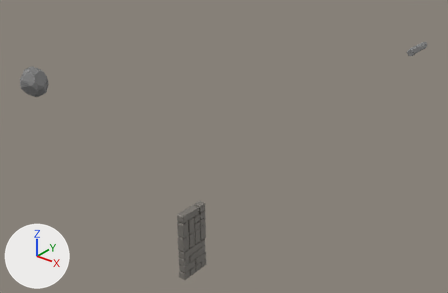
One commit to the FBX model src/Client/Resources/FBX/GimmickObjects.FBX: the scene before it, then after it.
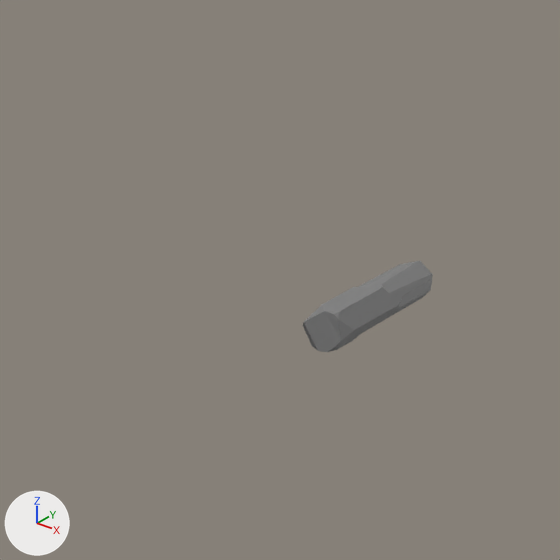
The first picture shows the older version from a 50 mm lens placed at (189.0, 113.1, 54.4), pointed at (68.5, 263.8, -39.0). The close-ups show both versions on the part from 80% to 100% of the width and 0% to 31% of the height of that picture; other places that the commit changed are outside them. Arrows for +X, +Y and +Z are at lower left; the lights stay in place. Where no turn or scale is listed for an object, it has been applied to the vertices.

Before the edit, the objects in view are built like this:
```python
mat_mi_rock = principled_material('MI_Rock')
mat_mi_rock.base_color = (0.216, 0.216, 0.216)  # grey #808080
mat_mi_rock.roughness = 0.553
me_sm_env_rock_pillar_04 = bpy.data.meshes.new('SM_Env_Rock_Pillar_04')
me_sm_env_rock_pillar_04.from_pydata(...)  # 75 vertices, 146 faces; spans x -36.0..36.0, y -31.0..31.0, z -93.0..93.0
me_sm_env_rock_pillar_04.materials.append(mat_mi_rock)  # grey #808080
ob_sm_env_rock_pillar_04 = bpy.data.objects.new('SM_Env_Rock_Pillar_04', me_sm_env_rock_pillar_04)
ob_sm_env_rock_pillar_04.location = (102.2, 341.3, -16.17)
ob_sm_env_rock_pillar_04.rotation_euler = (-1.571, 0.0, 0.0)  # degrees (-90, 0, 0)
ob_sm_env_rock_pillar_04.scale = (0.04, 0.04, 0.08)
```
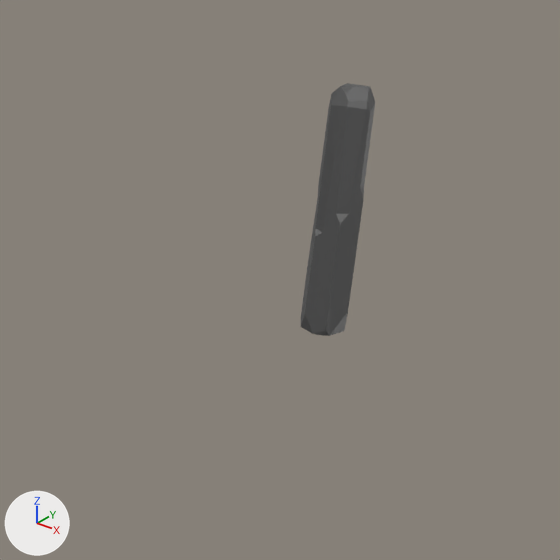
What differs and where, as boxes [x1, y1, x2, y2] in the close-ups (560 x 560 px):
'SM_Env_Rock_Pillar_04', surface changed, moved, turned
    before: [303, 261, 433, 352]
    after: [301, 83, 375, 336]

The change in detail:
In material 'MI_Rock' (mat_mi_rock), metallic goes from 0.0 to 1.0.
Object 'SM_Env_Rock_Pillar_04' (ob_sm_env_rock_pillar_04) turns from (-90, 0, 0) to (0, 0, 0) degrees about x, y and z.
Object 'SM_Env_Rock_Pillar_04' (ob_sm_env_rock_pillar_04) moves from (102.2, 341.3, -16.17) to (102.2, 333.83, -8.6).
